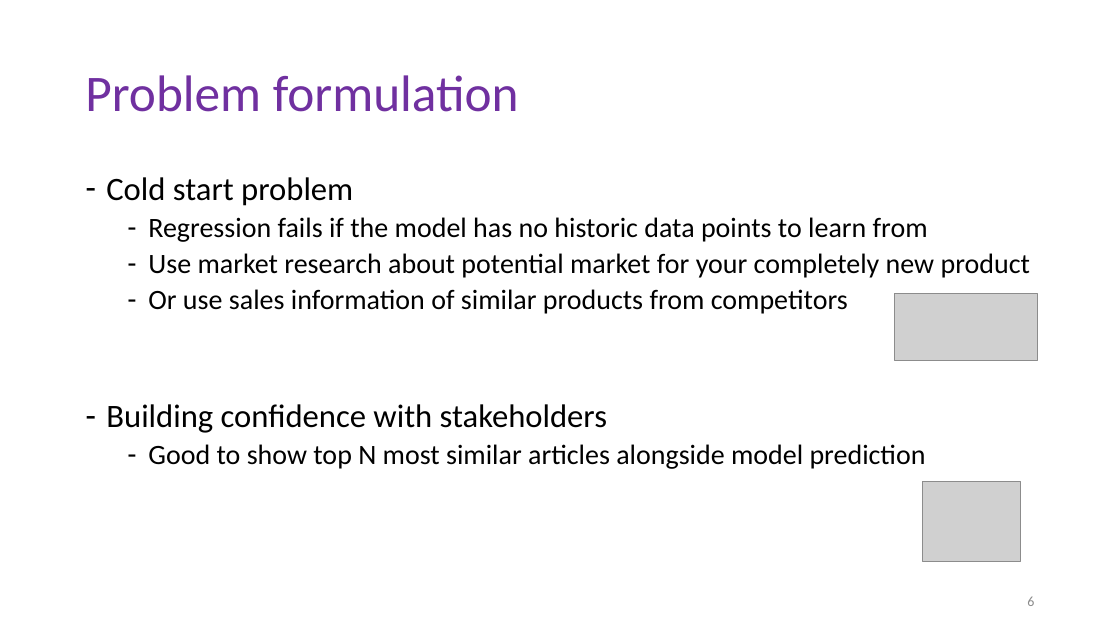
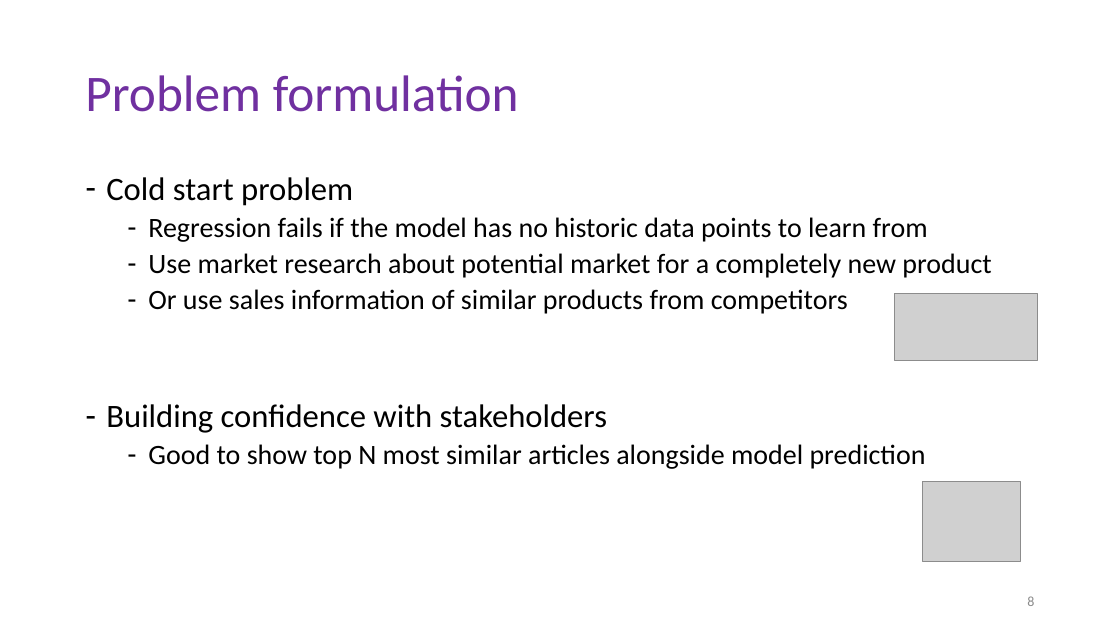
Before and after one commit to garima26/thebrand, a slide deck: slide 8 of The Brand.pptx (slide 6 before the commit). Drawn at 1120x630 pixels with LibreOffice and Linux fonts; fonts in the diff are those of the drawing; grey boxes stand for pictures. Boxes give left, top, right and bottom in pixels: in the first picture for what was removed or moved away, otherwise in the second. Text is boxed around its words. In the diff, an @@ line names an element or a change of style, - is before the commit and + after.

```diff
--- a/The Brand.pptx
+++ b/The Brand.pptx
@@ text at (148,253,991,278): text changed @@
-  – Use market research about potential market for your completely new product
+  – Use market research about potential market for a completely new product
```
Also in this commit, not shown: 11 other slides changed, 3 slides added, 1 other file.
